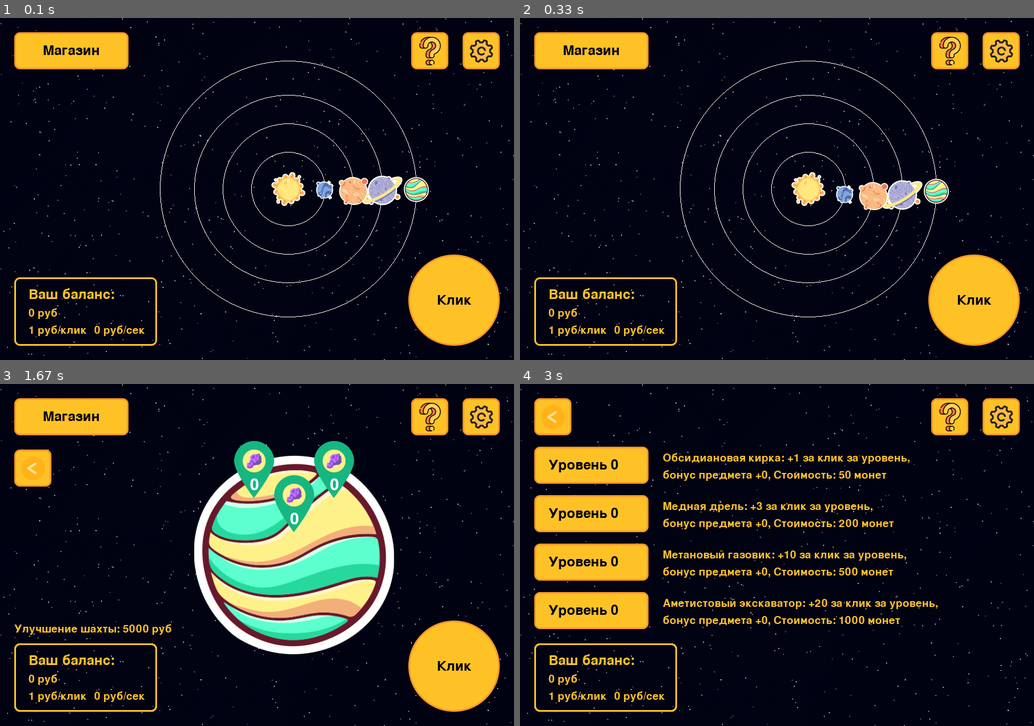
Above: before the commit, frames 1-4 (two rows, left to right).
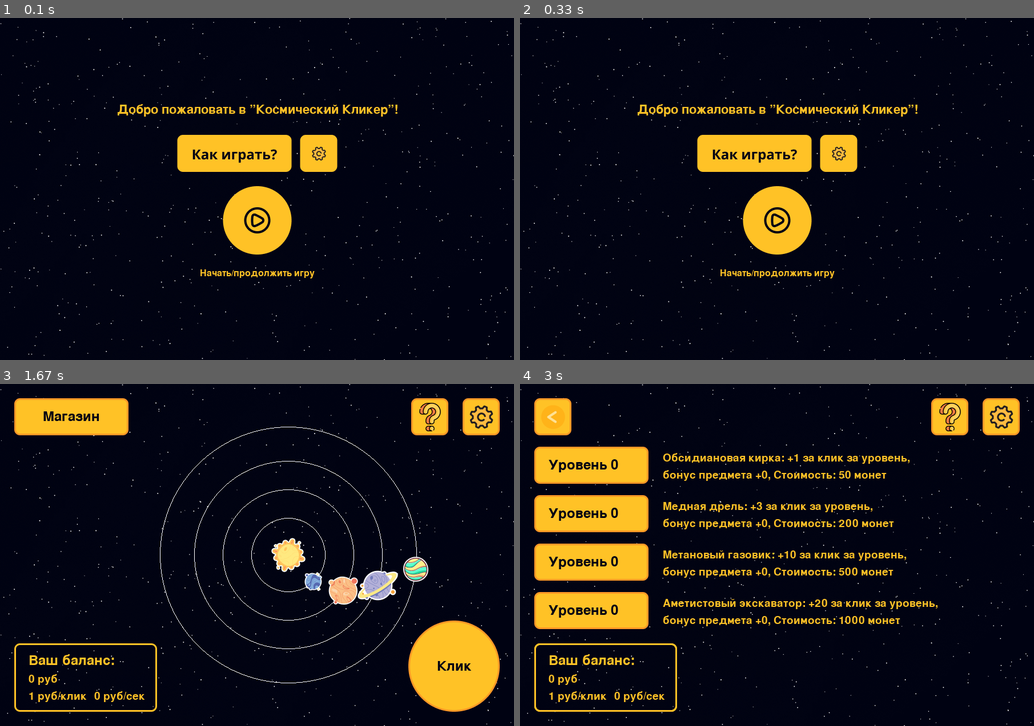
Above: after the commit, the same moments.

Repository: impanikaa/pygameProject
Game: pygame game, started from main.py
Two runs of this game, one before a commit and one after it. Both use one fixed random seed, a clock stepped at 60 frames per second and the inputs below.
Inputs (mouse positions are in pixels of both pictures, inside the frame that each line leads up to):
- Up to frame 1 (0.1 s): no input
- Up to frame 2 (0.33 s): no input
- Up to frame 3 (1.67 s): click (421, 544) at 0.38 s; click (262, 575) at 0.72 s; click (483, 418) at 1.05 s; click "Закрыть настройки" at 1.38 s
- Up to frame 4 (3 s): click "Магазин" at 1.72 s; click "Уровень 0" at 2.05 s; click (761, 496) at 2.38 s

The runs differ from the first frame. In frame 1, 17% of the frame differs, in the area x 2-98%, y 4-96%; in frame 2, 17%; in frame 3, 20%, in the area x 2-84%, y 12-96%; in frame 4, nothing differs.

Commit message:
стартовый экран + отсортирована data

Diff:
--- a/main.py
+++ b/main.py
@@ -397,7 +397,7 @@
         self.clicked_on_click_button = False
 
         self.star_rect = pygame.Rect(475, 270, 60, 60)
-        self.star_image = pygame.image.load("data/star.png")
+        self.star_image = pygame.image.load("data/planets/star.png")
 
         self.draw_light_icons = [self.shop_button_icon, self.help_button_icon, self.settings_button_icon,
                                  self.money_border_icon, self.click_button_icon, self.star_image]
@@ -416,10 +416,10 @@
         self.planet_3_rect = pygame.Rect(0, 0, 55, 55)
         self.planet_4_rect = pygame.Rect(0, 0, 35, 35)
 
-        self.planet1_image = pygame.image.load("data/planet1.png")
-        self.planet2_image = pygame.image.load("data/planet2.png")
-        self.planet3_image = pygame.image.load("data/planet3.png")
-        self.planet4_image = pygame.image.load("data/planet4.png")
+        self.planet1_image = pygame.image.load("data/planets/planet1.png")
+        self.planet2_image = pygame.image.load("data/planets/planet2.png")
+        self.planet3_image = pygame.image.load("data/planets/planet3.png")
+        self.planet4_image = pygame.image.load("data/planets/planet4.png")
 
         self.orbit_1 = pygame.Rect(280, 75, 450, 450)
         self.orbit_2 = pygame.Rect(340, 135, 330, 330)
@@ -608,6 +608,7 @@
 
 class InstructionScreen(Scene):
     def __init__(self):
+        super().__init__()
         global font1
         self.font1 = font1
         self.close_button = pygame.Rect(350, 535, 200, 50)
@@ -641,6 +642,41 @@
         screen.blit(close_text, close_rect)
 
 
+class StartScreen(Scene):
+    def __init__(self):
+        super().__init__()
+        self.font2, self.font4 = font2, font4
+
+        self.play_button_rect = pygame.Rect(390, 295, 120, 120)
+        self.play_button_icon = pygame.image.load("data/start/play.png")
+
+        self.help_button_rect = pygame.Rect(310, 205, 200, 65)
+        self.help_button_icon = pygame.image.load("data/start/help.png")
+
+        self.settings_button_rect = pygame.Rect(525, 205, 65, 65)
+        self.settings_button_icon = pygame.image.load("data/start/settings.png")
+
+    def handle_events(self, events):
+        for event in events:
+            if event.type == pygame.MOUSEBUTTONDOWN and event.button == 1:
+                if self.play_button_rect.collidepoint(event.pos):
+                    return "menu"
+                elif self.help_button_rect.collidepoint(event.pos):
+                    return "instruction"
+                elif self.settings_button_rect.collidepoint(event.pos):
+                    return "settings"
+        return None
+
+    def draw(self, screen):
+        text_welcome = self.font4.render("Добро пожаловать в ”Космический Кликер”!", True, vivid_orange)
+        screen.blit(text_welcome, (205, 150))
+        text_continue = self.font2.render("Начать/продолжить игру", True, vivid_orange)
+        screen.blit(text_continue, (350, 440))
+        screen.blit(self.play_button_icon, self.play_button_rect.topleft)
+        screen.blit(self.help_button_icon, self.help_button_rect.topleft)
+        screen.blit(self.settings_button_icon, self.settings_button_rect.topleft)
+
+
 # Класс для предметов в магазине
 class ShopItem:
     def __init__(self, name, base_click_value, base_cost):
@@ -671,8 +707,7 @@
             ShopItem("Обсидиановая кирка", base_click_value=1, base_cost=50),
             ShopItem("Медная дрель", base_click_value=3, base_cost=200),
             ShopItem("Метановый газовик", base_click_value=10, base_cost=500),
-            ShopItem("Аметистовый экскаватор", base_click_value=20, base_cost=1000),
-            # Добавьте другие предметы магазина по аналогии
+            ShopItem("Аметистовый экскаватор", base_click_value=20, base_cost=1000)
         ]
         self.money = 0
         self.max_level = 5
@@ -704,11 +739,6 @@
     def __init__(self):
         super().__init__()
         self.shop = Shop()
-        # self.shop_buttons = [
-        #     Button(30, 100 + i * 70, 200, 50, vivid_orange, f"Купить {i + 1}", "",
-        #            action=lambda i=i: self.purchase_item(i))
-        #     for i in range(len(self.shop.items))
-        # ]
 
         self.back_button_rect = pygame.Rect(25, 25, 65, 65)
         self.back_button_icon = pygame.image.load("data/back.png")
@@ -831,7 +861,7 @@
     def __init__(self, planet_id, current_state):
         self.planet_id = planet_id
         self.current_state = current_state
-        self.planet_image = pygame.image.load(f"data/planet{planet_id}_big.png")
+        self.planet_image = pygame.image.load(f"data/planets/planet{planet_id}_big.png")
         self.orbit_rect = pygame.Rect(0, 0, 0, 0)
         global font3, font5
         self.font3 = font3
@@ -1000,17 +1030,18 @@
 
 
 game_state = GameState()
-pygame.mixer.music.load("data/startrack.mp3")
+pygame.mixer.music.load("data/music/startrack.mp3")
 pygame.mixer.music.set_volume(0.5)
 
 pygame.mixer.init()
-click_sound = pygame.mixer.Sound("data/button.wav")
+click_sound = pygame.mixer.Sound("data/music/button.wav")
 click_sound.set_volume(0.5)
 shop_menu = ShopScene()
 instruction = InstructionScreen()
 settings_menu = SettingsMenu()
+start = StartScreen()
 clock = pygame.time.Clock()
-current_state = game_state
+current_state = start
 game_state_prev = current_state
 planet_1 = PlanetScreenState(1, current_state)
 planet_2 = PlanetScreenState(2, current_state)
@@ -1053,6 +1084,10 @@
             p = current_state
             current_state = game_state
             game_state_prev = p
+        elif result == "start":
+            p = current_state
+            current_state = start
+            game_state_prev = p
         elif result == "back1":
             current_state = t
         elif result == "back2":
Renamed: data/planet1.png -> data/planets/planet1.png
Renamed: data/planet1_big.png -> data/planets/planet1_big.png
Renamed: data/planet2.png -> data/planets/planet2.png
Renamed: data/planet2_big.png -> data/planets/planet2_big.png
Renamed: data/planet3.png -> data/planets/planet3.png
Renamed: data/planet3_big.png -> data/planets/planet3_big.png
Renamed: data/planet4.png -> data/planets/planet4.png
Renamed: data/planet4_big.png -> data/planets/planet4_big.png
Renamed: data/star.png -> data/planets/star.png
Binary file added: data/start/help.png
Binary file added: data/start/play.png
Binary file added: data/start/settings.png
(and 4 more such lines)
